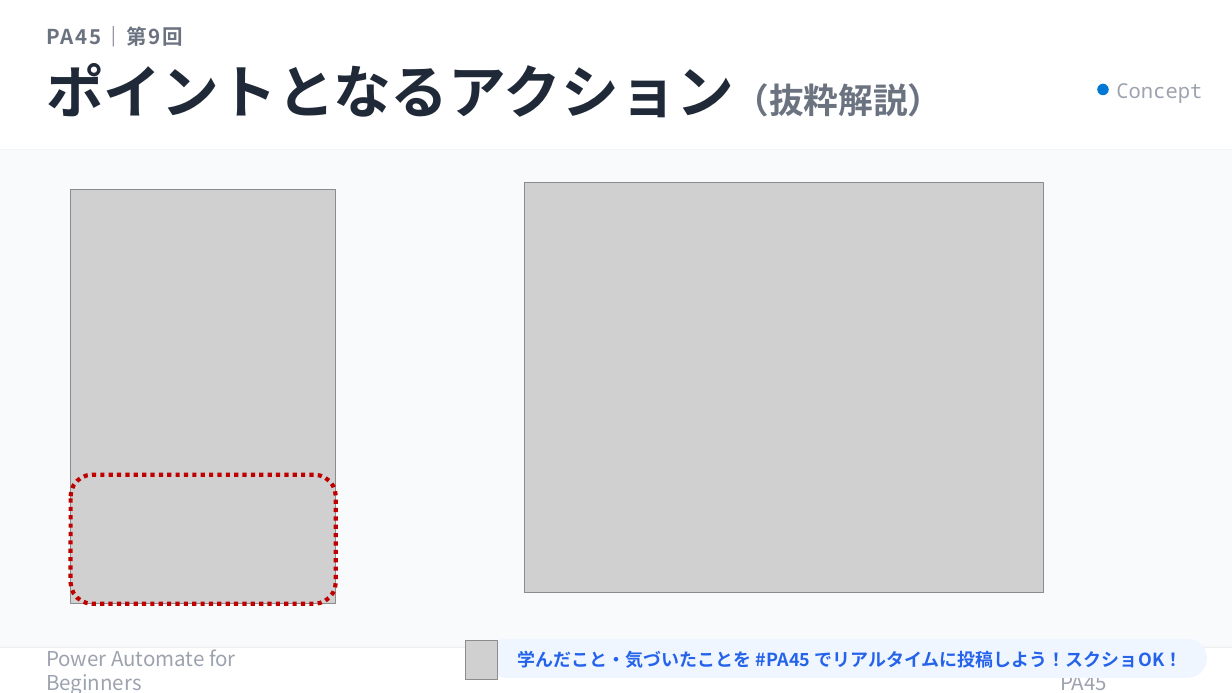
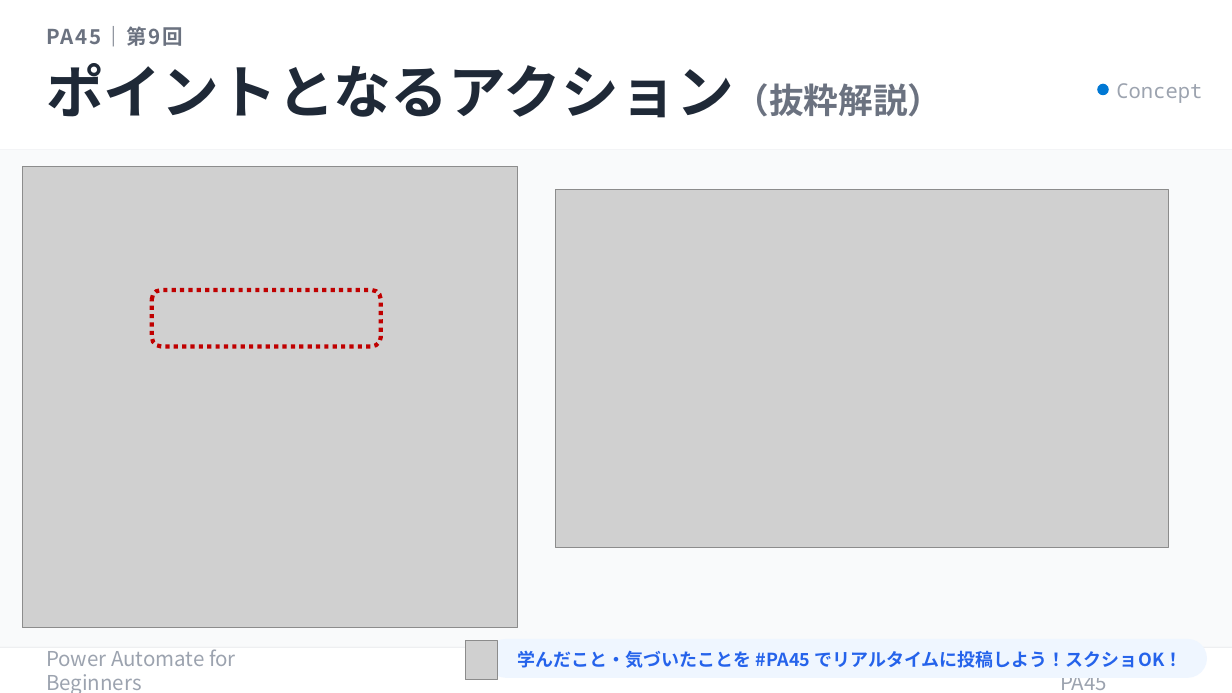
Before and after one commit to Haru-PowerPlatform/pa45, a slide deck: slide 9 of assets/pa45/P009_PA45_SharePointTeams_20260507.pptx. Drawn at 1232x693 pixels with LibreOffice and Linux fonts; fonts in the diff are those of the drawing; grey boxes stand for pictures. Boxes give left, top, right and bottom in pixels: in the first picture for what was removed or moved away, otherwise in the second. Text is boxed around its words. In the diff, an @@ line names an element or a change of style, - is before the commit and + after.

```diff
--- a/assets/pa45/P009_PA45_SharePointTeams_20260507.pptx
+++ b/assets/pa45/P009_PA45_SharePointTeams_20260507.pptx
@@ picture added at <box>22,166,518,628</box> @@
@@ picture removed at <box>70,189,335,604</box> @@
@@ picture: place and size @@
-picture at <box>524,183,1043,593</box>
+picture at <box>555,189,1169,547</box>
@@ rounded rectangle: place and size @@
-rounded rectangle at <box>70,475,335,604</box>
+rounded rectangle at <box>152,290,381,347</box>
```
Also in this commit, not shown: 2 other slides changed, 2 other files.
